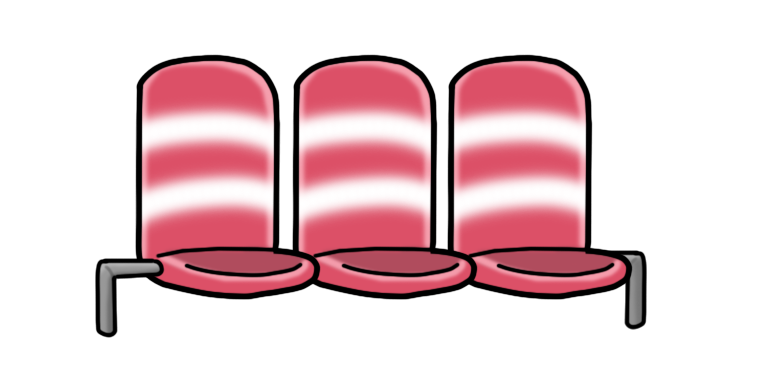
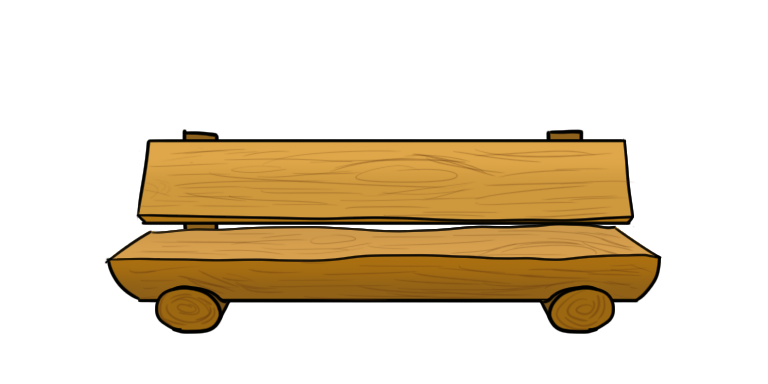
Layer changes from the first 768 x 384 image to the second:
added layer "Layer 25" above "Layer 23" over [128, 147, 654, 332]
added layer "Layer 23" above "Layer 23 copy" over [136, 137, 636, 334]
added layer "Layer 23 copy" above "Layer 22" over [136, 138, 636, 334]
added layer "Layer 22" above "Layer 22 copy" over [104, 222, 662, 303]
added layer "Layer 22 copy" above "Layer 24" over [104, 222, 662, 303]
added layer "Layer 24" above "Layer 24 copy" over [182, 129, 589, 245]
added layer "Layer 24 copy" above "Layer 21" over [182, 129, 589, 245]
moved "Layer 19" into group "subway" over [95, 258, 165, 338]
moved "Layer 19 copy" into group "subway" over [95, 258, 165, 338]
moved "Layer 18 copy 3" (1st of 2, in "subway") into group "subway" over [135, 54, 321, 300]
moved "Layer 20" into group "subway" over [135, 94, 281, 244]
moved "Layer 18 copy 3" (2nd of 2, in "subway") into group "subway" over [135, 54, 321, 300]
moved "Layer 18 copy 2" (1st of 2, in "subway") into group "subway" over [292, 54, 478, 300]
moved "Layer 20 copy" into group "subway" over [290, 94, 436, 244]
moved "Layer 18 copy 2" (2nd of 2, in "subway") into group "subway" over [292, 54, 478, 300]
moved "Layer 18" into group "subway" over [447, 54, 633, 300]
moved "Layer 20 copy 2" into group "subway" over [445, 94, 591, 244]
moved "Layer 18 copy" into group "subway" over [447, 54, 633, 300]
moved "Layer 19 copy 2" (1st of 2, in "subway") into group "subway" over [577, 250, 647, 330]
moved "Layer 19 copy 2" (2nd of 2, in "subway") into group "subway" over [577, 250, 647, 330]
